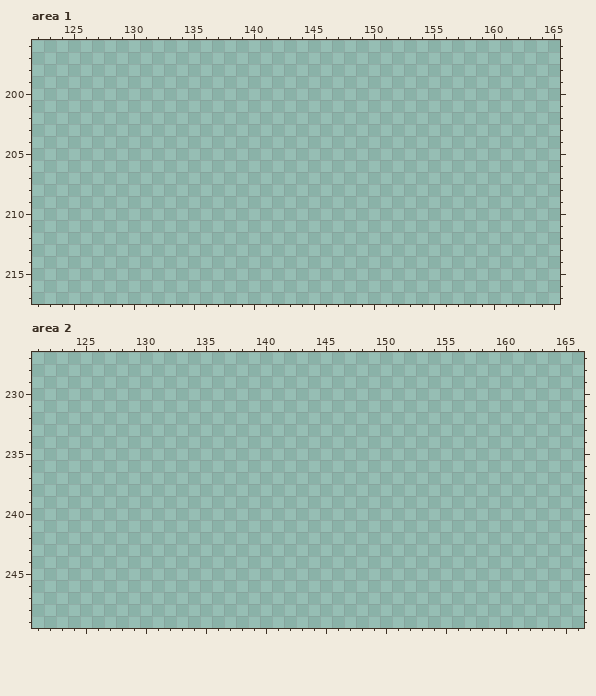
Two states of a pixel-art file, assets/art/tileset/tree.aseprite. This is how it looked before the edit.
256x256 pixels, 1 frame. Colours within 5 levels of each other are drawn and written as one. Shown: area 1: x 122..165, y 196..217; area 2: x 121..166, y 227..249. The commit also changed other parts of the picture, which this record leaves out.
The same view after the edit:
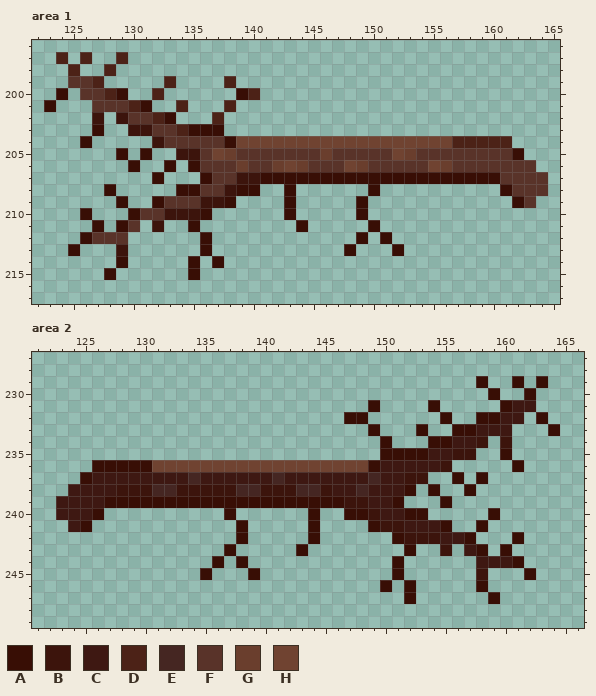
Palette (. is transparent): A #380e05  B #3c140c  C #3e1812  D #4c2217  E #452622  F #593329  G #6a3e2d  H #704331
What changed:
Changed rows in their new state; - is an unchanged pixel.
Area 1, layer "Flattened":
first column x 123:
197 -D-D--D-----------------------------------
198 --D--D------------------------------------
199 --FFD-----D----D--------------------------
200 -A-FFDA--D------AD------------------------
201 A---FFFDA--D---D--------------------------
202 ----B-BFFDA---D---------------------------
203 ----A--BBFFDAAA---------------------------
204 ---A-----BFFFFFAHHHHHHHHHHHHHHHHHHDDDDD---
205 ------A-A--BBFHGFFFFFFFGFFFFFHGFFFFFFFFA--
206 -------A--A-AFFFGFFGHGFFFHGFFFFFHGFFFFFFF-
207 ---------A---AFFBBAAAAAAAAAAAAAAAAAAAAFFFF
208 -----A-----AAFFBAA--A------A----------AFFF
209 ------A--AFFFBBA----A-----A------------AF-
210 ---A---AFFBBBA------A-----A---------------
211 ----A-AF-B--A--------A-----A--------------
212 ---AFFF------A------------A-A-------------
213 --A---B------A-----------A---A------------
214 ------A-----A-A---------------------------
215 -----A------A-----------------------------
Area 2, layer "Flattened":
first column x 123:
229 -----------------------------------A--A-A-
230 ------------------------------------A--A--
231 --------------------------A----A-----ACC--
232 ------------------------AA------A--AACC-A-
233 --------------------------A---A--AACCC---A
234 ---------------------------A---AACCB-B----
235 ---------------------------AAAACCBB--A----
236 ---AAAAAHHHHHHHHHHHHHHHHHHACCCCCB-----A---
237 --ACCCCCCCCECCCCCCECCCCCCCECCBB--A-A------
238 -CCCCBBBEEBBBBBEEBBBEEBCCECCCA-A--A-------
239 CCCCAAAAAAAAAAAAAAAAAAAABBCCA---A---------
240 CCCA----------A------A--AABCCAA-----A-----
241 -CA------------A-----A----ABBCCCA--A------
242 ---------------A-----A------ABBBCCA---A---
243 --------------A-----A--------A--B-CA-A----
244 -------------A-A------------A------CCCA---
245 ------------A---A-----------A------B---A--
246 ---------------------------A-A-----A------
247 -----------------------------A------A-----
Pixel boxes of the changes (left, top, right, bottom) in both pictures:
added: (44, 52, 548, 280)
added: (56, 376, 560, 604)
